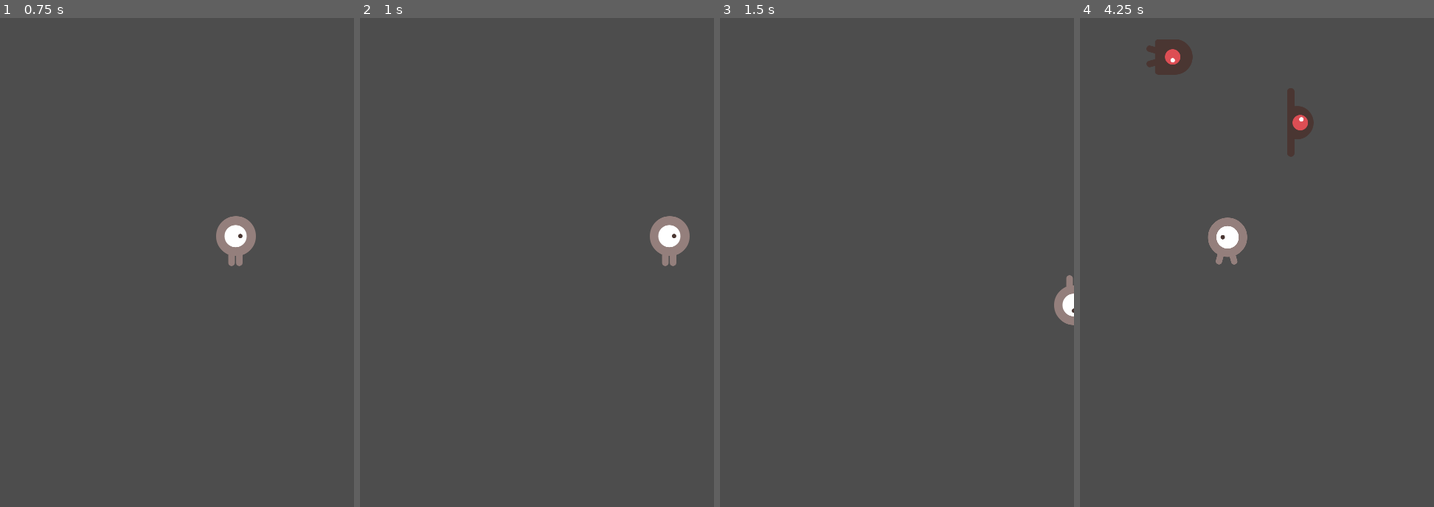
Above: before the commit, frames 1-4 (left to right).
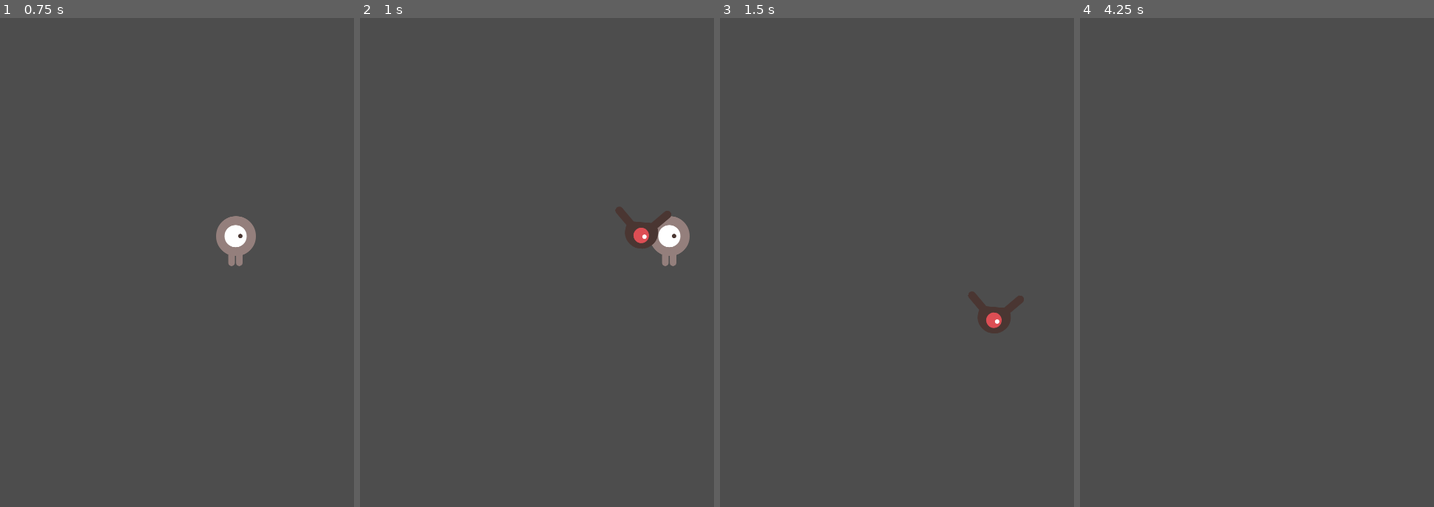
Above: after the commit, the same moments.

Repository: Grabiel-z/Mi-primer-juego-en-2d
Game: Godot game, scene res://scenes/level.tscn
Same seed, same stepped clock (60 frames per second), same inputs: the game is played once before the commit and once after it.
Inputs:
- Up to frame 1 (0.75 s): tap Enter at 0.5 s; hold Right (ui_right) from 0.53 s (still down)
- Up to frame 2 (1 s): keep holding Right (ui_right)
- Up to frame 3 (1.5 s): release Right (ui_right) at 1.28 s; hold Down (ui_down) from 1.28 s (still down)
- Up to frame 4 (4.25 s): release Down (ui_down) at 2.03 s; hold Right (ui_right) 2.03-2.78 s; hold Up (ui_up) 2.78-3.53 s; hold Left (ui_left) from 3.53 s (still down)

Frame 1 is identical in both runs. In frame 2, 0.6% of the frame differs, in the area x 72-88%, y 38-48%; in frame 3, 1.0%; in frame 4, 2.1%, in the area x 18-67%, y 4-51%.

Commit message:
creando escena final y agregando logica de enemy final
se agrego random aparecion de enemigos.
se agrego comienzo y detencion de estos.
se agrego score.

Diff:
--- /dev/null
+++ b/scenes/hub.tscn
@@ -0,0 +1,3 @@
+[gd_scene format=3 uid="uid://cyhy48ir2vqg6"]
+
+[node name="HUB" type="CanvasLayer"]
--- a/scenes/level.tscn
+++ b/scenes/level.tscn
@@ -1,8 +1,14 @@
-[gd_scene load_steps=4 format=3 uid="uid://bwg1aeawx7uus"]
+[gd_scene load_steps=5 format=3 uid="uid://bwg1aeawx7uus"]
 
 [ext_resource type="PackedScene" uid="uid://cauy8uf6hiuf" path="res://scenes/player.tscn" id="1_g7oon"]
 [ext_resource type="Script" path="res://scripts/level.gd" id="1_imqvh"]
 [ext_resource type="PackedScene" uid="uid://cw4dgahgkovmw" path="res://scenes/enemy.tscn" id="2_a8v2c"]
+
+[sub_resource type="Curve2D" id="Curve2D_qotpl"]
+_data = {
+"points": PackedVector2Array(0, 0, 0, 0, -1, 0, 0, 0, 0, 0, 478, 3, 0, 0, 0, 0, 480, 715, 0, 0, 0, 0, -4, 710, 0, 0, 0, 0, -4, 8, 0, 0, 0, 0, -5, -3, 0, 0, 0, 0, 478, -3, 0, 0, 0, 0, 478, 714, 0, 0, 0, 0, -6, 706, 0, 0, 0, 0, -9, 347, 0, 0, 0, 0, 3, -4, 0, 0, 0, 0, 231, -9, 0, 0, 0, 0, -8, 343, 0, 0, 0, 0, 476, 346, 0, 0, 0, 0, 234, -13, 0, 0, 0, 0, 231, 711, 0, 0, 0, 0, -13, 344, 0, 0, 0, 0, 478, 343, 0, 0, 0, 0, 231, 709, 0, 0, 0, 0, 480, 707, 0, 0, 0, 0, 477, 343, 0, 0, 0, 0, 477, -4, 0, 0, 0, 0, -1, 0)
+}
+point_count = 23
 
 [node name="level" type="Node"]
 script = ExtResource("1_imqvh")
@@ -11,11 +17,20 @@
 [node name="Player" parent="." instance=ExtResource("1_g7oon")]
 position = Vector2(0, 0)
 
-[node name="Timer" type="Timer" parent="."]
-wait_time = 2.0
-autostart = true
+[node name="TimerEnemy" type="Timer" parent="."]
 
 [node name="Marker2D" type="Marker2D" parent="."]
 position = Vector2(240, 360)
 
-[connection signal="timeout" from="Timer" to="." method="_on_timer_timeout"]
+[node name="Path2D" type="Path2D" parent="."]
+curve = SubResource("Curve2D_qotpl")
+
+[node name="PathFollow2D" type="PathFollow2D" parent="Path2D"]
+position = Vector2(-1, 0)
+rotation = 0.00626297
+
+[node name="TimerScore" type="Timer" parent="."]
+wait_time = 1.5
+
+[connection signal="timeout" from="TimerEnemy" to="." method="_on_timer_timeout"]
+[connection signal="timeout" from="TimerScore" to="." method="_on_timer_score_timeout"]
--- /dev/null
+++ b/scripts/hub.gd
@@ -0,0 +1,11 @@
+extends CanvasLayer
+
+
+# Called when the node enters the scene tree for the first time.
+func _ready() -> void:
+	pass # Replace with function body.
+
+
+# Called every frame. 'delta' is the elapsed time since the previous frame.
+func _process(delta: float) -> void:
+	pass
--- a/scripts/level.gd
+++ b/scripts/level.gd
@@ -2,19 +2,39 @@
 
 
 @export var enemy_scene: PackedScene
+@onready var path_follow_2d: PathFollow2D = $Path2D/PathFollow2D
+var score
 
 #empezar juego
 func _ready() -> void:
 	new_game()
-#generar una scena cada 2 segundo con timer nodos.
-#me encanta
+	$Player.connect('hit', game_over)
+
+#generar una scena cada 2 segundo con timer nodos. #timerenemy
 func _on_timer_timeout() -> void:
 	var enemy = enemy_scene.instantiate()
-	enemy.position = Vector2(100,100)
-	#darle movimiento al enemy
-	enemy.linear_velocity = Vector2(100,50)
+	path_follow_2d.progress_ratio = randf()
+	#poner alateroia la posicion usando pathfollow2d
+	enemy.position = path_follow_2d.position
+	var velocity = Vector2(randf_range(150.0, 250.0), 0.0)
+	var direction = path_follow_2d.rotation + deg_to_rad(90) #de grados a radianes / esta sumando los 90 grados
+	direction += randf_range(deg_to_rad(-45), deg_to_rad(45)) #rota entre -45 y 45  independientemente de donde este
+	enemy.rotation = direction
+	enemy.linear_velocity = velocity.rotated(direction)
 	add_child(enemy)
 
 #configuracion de la posicion inicial
 func new_game():
-	$Player.position = $Marker2D.position
+	$Player.start($Marker2D.position)
+	score = 0
+	$TimerScore.start()
+	$TimerEnemy.start()
+
+func game_over():
+	print('perdiste')
+	$TimerScore.stop()
+	$TimerEnemy.stop()
+
+func _on_timer_score_timeout() -> void:
+	score +=1
+	print(score)
--- a/scripts/player.gd
+++ b/scripts/player.gd
@@ -1,10 +1,17 @@
 extends Area2D
 @export var speed = 400
 var screen_size
+signal hit
 
 
 func _ready() -> void:
 	screen_size = get_viewport_rect().size
+	hide()
+	#recibe la posicion del player.
+func start(pos):
+	position=pos
+	show()
+	$CollisionShape2D.disabled=false
 
 func _process(delta: float) -> void:
 	var direction = Input.get_vector("ui_left","ui_right","ui_up","ui_down")
@@ -26,4 +33,6 @@
 	position = position.clamp(Vector2.ZERO, screen_size)
 
 func _on_body_entered(body: Node2D) -> void:
-	print ("mori") # Replace with function body.
+	hit.emit()
+	hide()
+	$CollisionShape2D.set_deferred("disabled", true)
